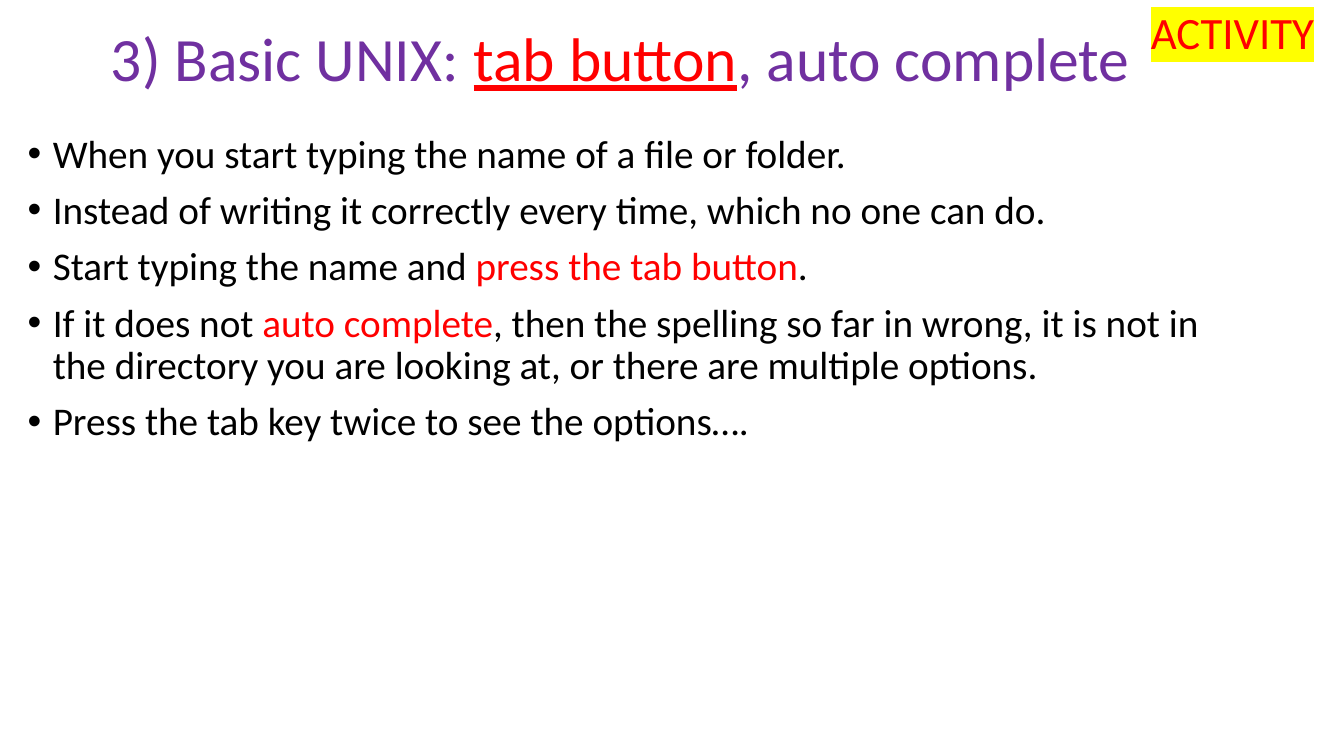
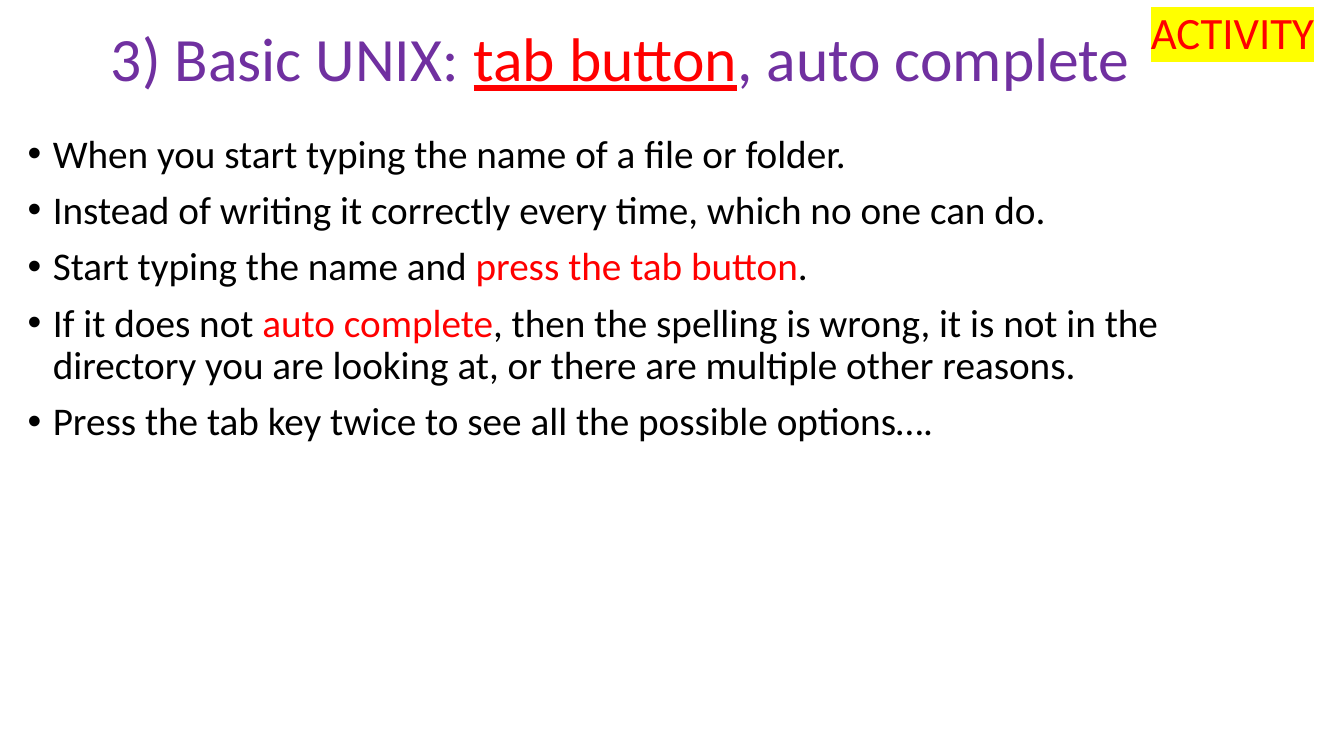
Before and after one commit to peterthorpe5/Sys_admin, a slide deck: slide 8 of cluster_course/powerpoint/3_basic_UNIX.pptx. Drawn at 1344x756 pixels with LibreOffice and Linux fonts; fonts in the diff are those of the drawing. Boxes give left, top, right and bottom in pixels: in the first picture for what was removed or moved away, otherwise in the second. Text is boxed around its words. In the diff, an @@ line names an element or a change of style, - is before the commit and + after.

```diff
--- a/cluster_course/powerpoint/3_basic_UNIX.pptx
+++ b/cluster_course/powerpoint/3_basic_UNIX.pptx
@@ text at (53, 309, 1158, 442): text changed @@
-• If it does not auto complete, then the spelling so far in wrong, it is not in the directory you are looking at, or there are multiple options.
-• Press the tab key twice to see the options….
+• If it does not auto complete, then the spelling is wrong, it is not in the directory you are looking at, or there are multiple other reasons.
+• Press the tab key twice to see all the possible options….
```
Also in this commit, not shown: 4 other slides changed, 5 other files.
